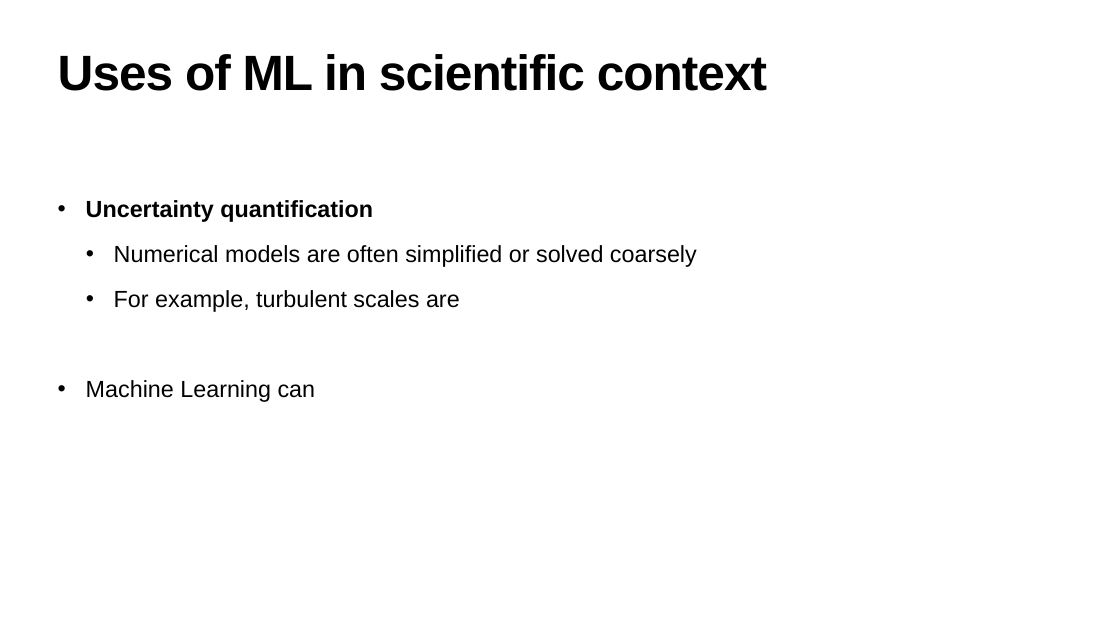
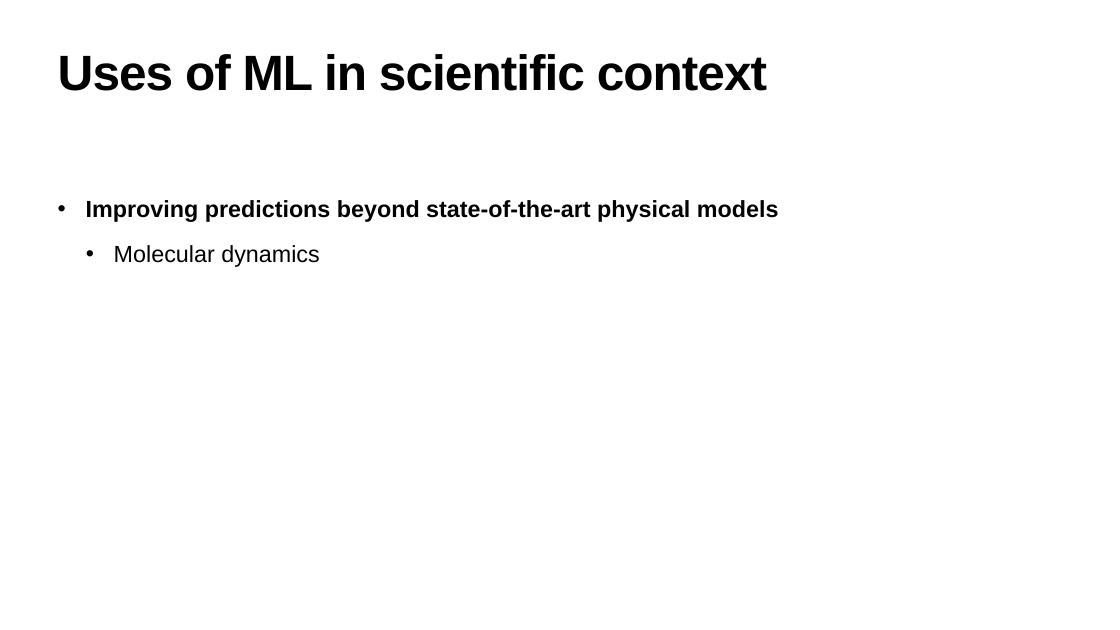
Before and after one commit to hanveiga/amld-2021-repML, a slide deck: slide 15 of slides/workshop skeleton.pptx (slide 18 before the commit). Drawn at 1120x630 pixels with LibreOffice and Linux fonts; fonts in the diff are those of the drawing. Boxes give left, top, right and bottom in pixels: in the first picture for what was removed or moved away, otherwise in the second. Text is boxed around its words. In the diff, an @@ line names an element or a change of style, - is before the commit and + after.

```diff
--- a/slides/workshop skeleton.pptx
+++ b/slides/workshop skeleton.pptx
@@ text at [86, 200, 779, 267]: text changed; bold on @@
-• Uncertainty quantification
-  • Numerical models are often simplified or solved coarsely
-  • For example, turbulent scales are
-• Machine Learning can
+• Improving predictions beyond state-of-the-art physical models
+  • Molecular dynamics
```
Also in this commit, not shown: 14 other slides changed, 15 slides added, 1 slide removed.
